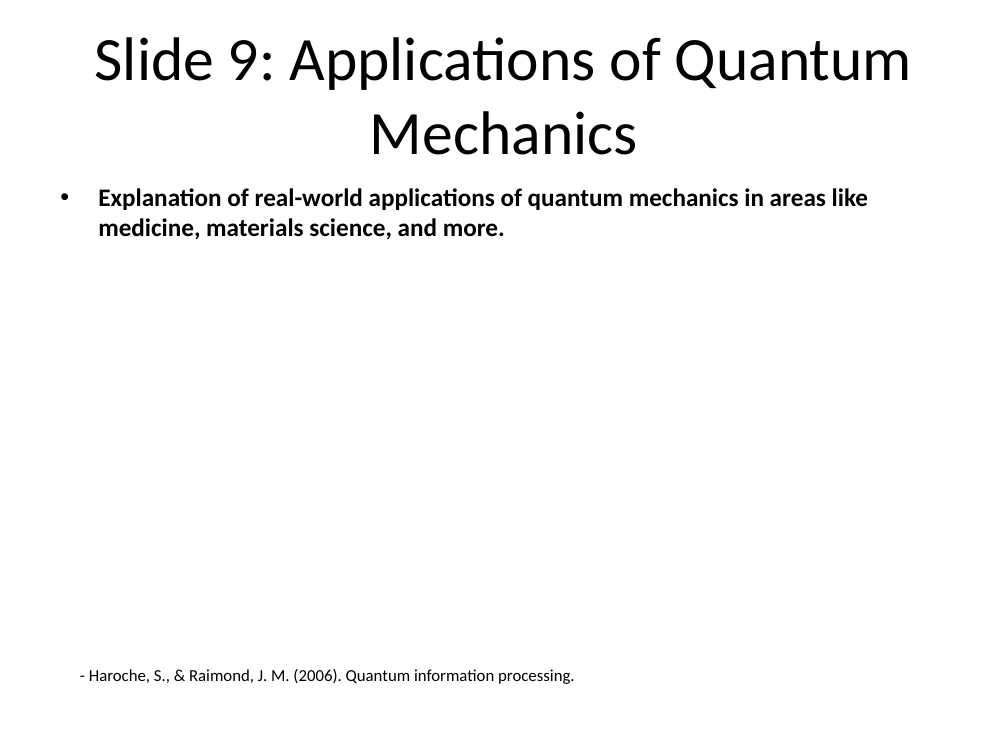
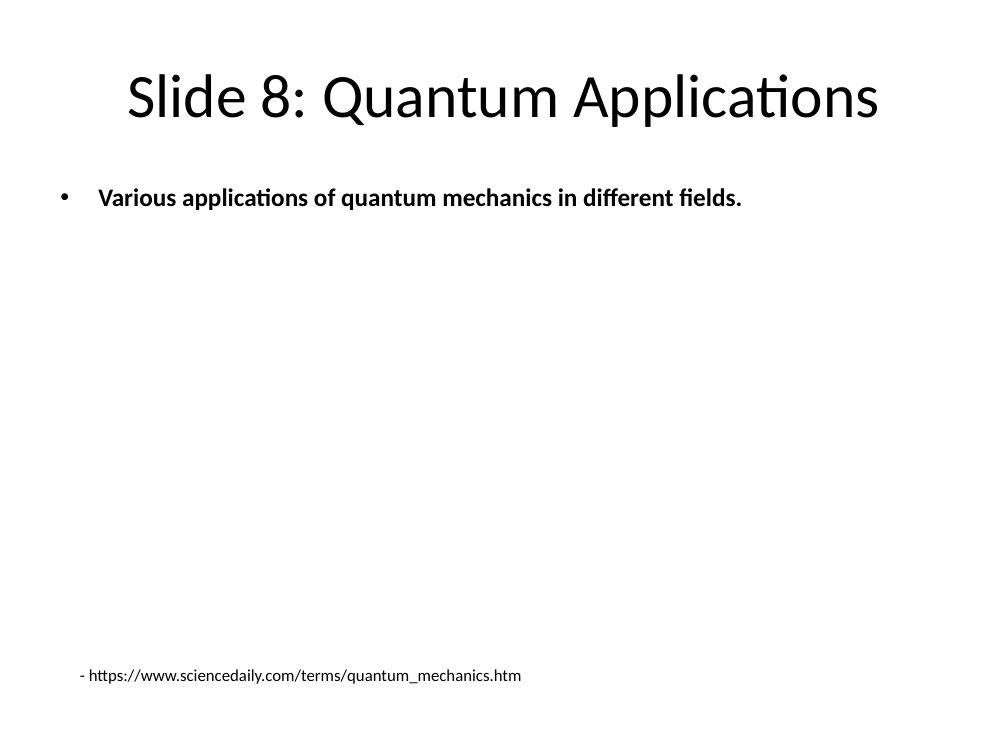
Before and after one commit to infrasvc-magang/test, a slide deck: slide 9 of backend/project/PPTX/Quantum_presentation.pptx (slide 10 before the commit). Drawn at 1008x756 pixels with LibreOffice and Linux fonts; fonts in the diff are those of the drawing. Boxes give left, top, right and bottom in pixels: in the first picture for what was removed or moved away, otherwise in the second. Text is boxed around its words. In the diff, an @@ line names an element or a change of style, - is before the commit and + after.

```diff
--- a/backend/project/PPTX/Quantum_presentation.pptx
+++ b/backend/project/PPTX/Quantum_presentation.pptx
@@ title at <box>127,74,879,127</box>: text changed @@
-Slide 9: Applications of Quantum Mechanics
+Slide 8: Quantum Applications
@@ text at <box>98,188,742,210</box>: text changed @@
-• Explanation of real-world applications of quantum mechanics in areas like medicine, materials science, and more.
+• Various applications of quantum mechanics in different fields.
@@ text at <box>89,669,522,684</box>: text changed @@
-- Haroche, S., & Raimond, J. M. (2006). Quantum information processing.
+- https://www.sciencedaily.com/terms/quantum_mechanics.htm
```
Also in this commit, not shown: 8 other slides changed, 1 slide added, 1 slide removed, 5 other files.
